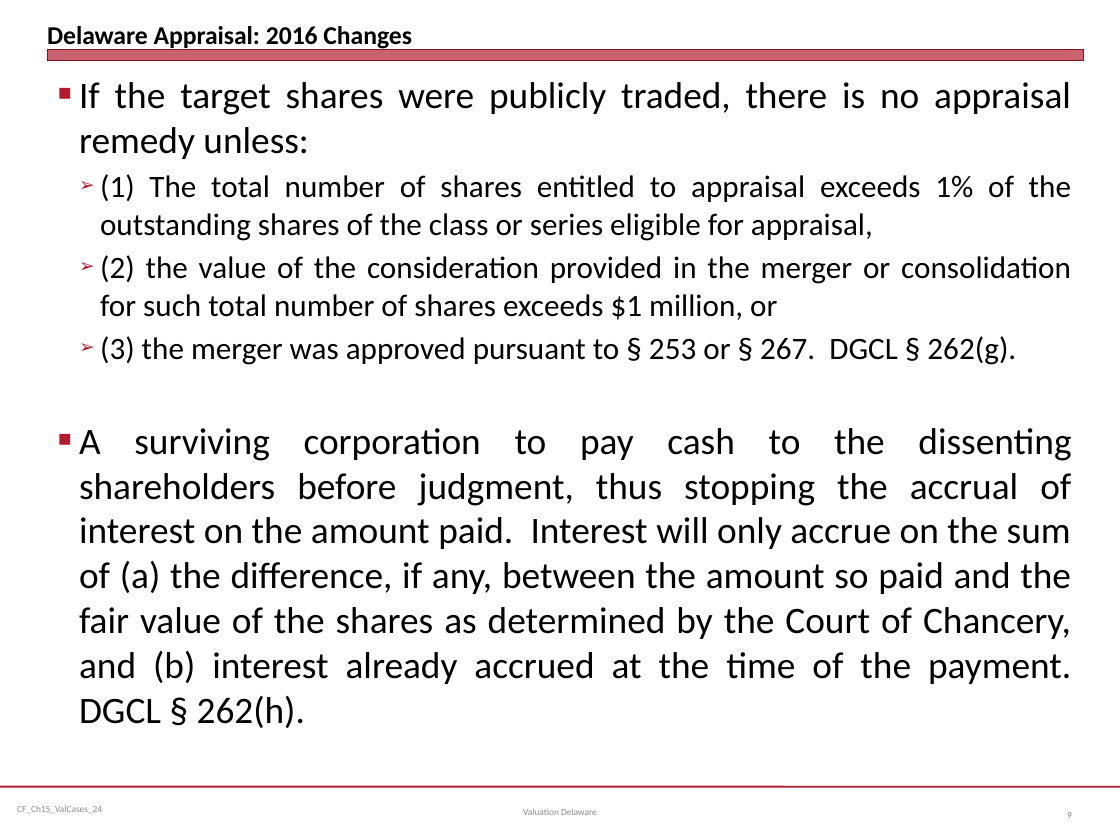
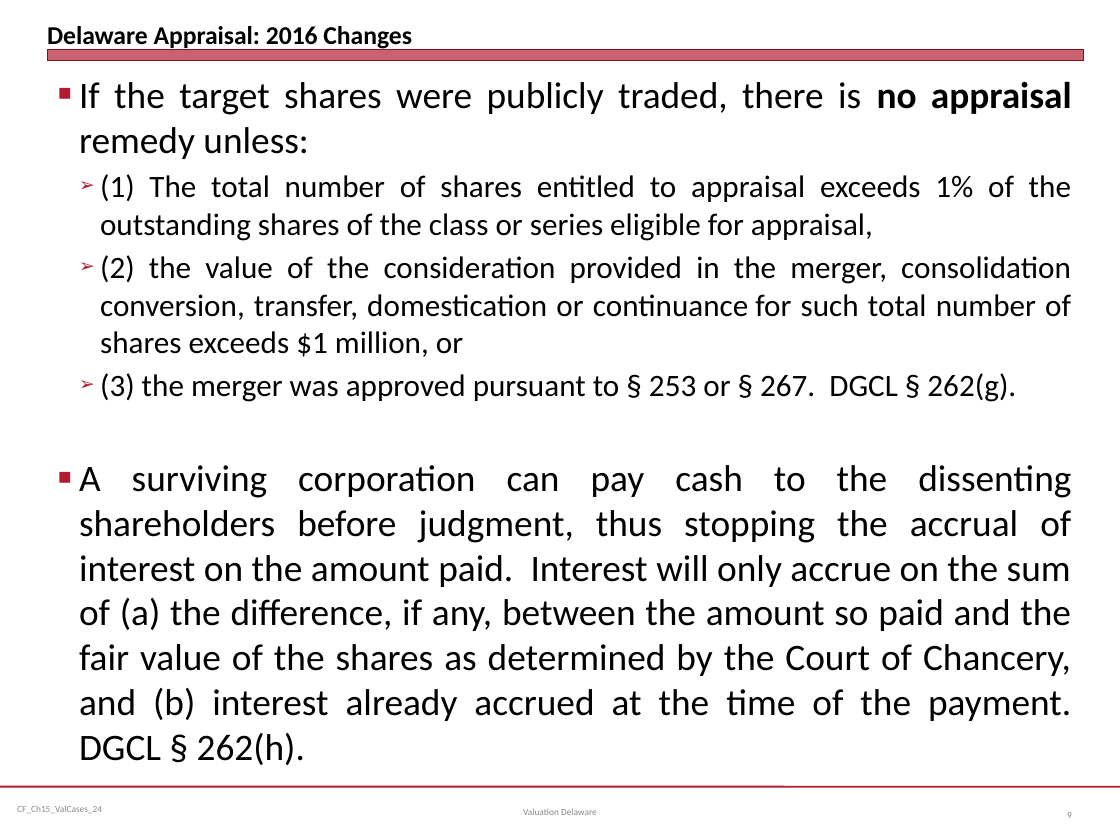
Before and after one commit to jmc877/Corporate-Finance, a slide deck: slide 9 of slides/CF_Ch15_ValCases_24.pptx. Drawn at 1120x840 pixels with LibreOffice and Linux fonts; fonts in the diff are those of the drawing. Boxes give left, top, right and bottom in pixels: in the first picture for what was removed or moved away, otherwise in the second. Text is boxed around its words. In the diff, an @@ line names an element or a change of style, - is before the commit and + after.

```diff
--- a/slides/CF_Ch15_ValCases_24.pptx
+++ b/slides/CF_Ch15_ValCases_24.pptx
@@ text at box(79, 81, 1072, 159): bold on in "no appraisal" @@
@@ text at box(100, 255, 1071, 357): text changed @@
-  ➢ (2) the value of the consideration provided in the merger or consolidation for such total number of shares exceeds $1 million, or
+  ➢ (2) the value of the consideration provided in the merger, consolidation conversion, transfer, domestication or continuance for such total number of shares exceeds $1 million, or
@@ text at box(79, 465, 1071, 765): text changed @@
-  ■ A surviving corporation to pay cash to the dissenting shareholders before judgment, thus stopping the accrual of interest on the amount paid. Interest will only accrue on the sum of (a) the difference, if any, between the amount so paid and the fair value of the shares as determined by the Court of Chancery, and (b) interest already accrued at the time of the payment. DGCL § 262(h).
+  ■ A surviving corporation can pay cash to the dissenting shareholders before judgment, thus stopping the accrual of interest on the amount paid. Interest will only accrue on the sum of (a) the difference, if any, between the amount so paid and the fair value of the shares as determined by the Court of Chancery, and (b) interest already accrued at the time of the payment. DGCL § 262(h).
```
Also in this commit, not shown: 7 other slides changed, 3 slides added, 3 slides removed.
